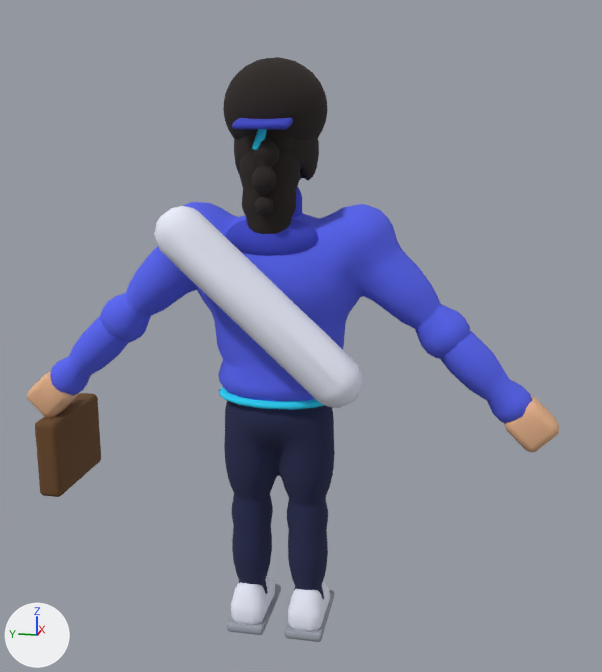
Renders of the glTF model assets/models/founder.glb from each side of a commit.
Both versions are drawn from a 50 mm lens placed at (-2.78, -0.64, 1.82), pointed at (0.01, -0.08, 1.12). Arrows for +X, +Y and +Z are at lower left; the lights stay in place. The picture after the commit comes second.

The first picture shows 'body', 'hair:afro', 'hair:bob', 'hair:long', 'hair:ponytail', 'outfit:bomber', 'outfit:hoodie', 'prop:guard-case', 'prop:mat' and 5 more.
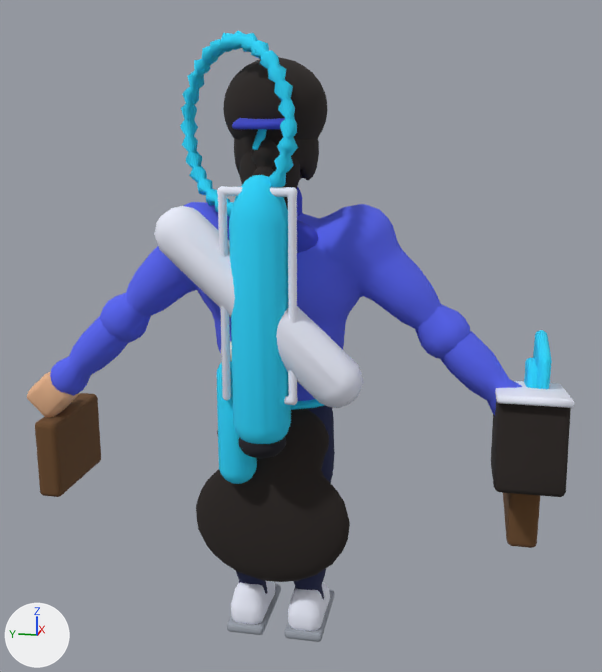
Pixel boxes (x1, y1, x2, y2) of what changed, in the pictures (602 x 672 px):
'prop:coat', added (black): after (196, 409, 350, 582)
'prop:booster', added: after (229, 175, 291, 459)
'prop:parcel', added: after (491, 381, 575, 497)
'prop:ringlight', added (cyan): after (180, 31, 298, 217)
'prop:clip', added: after (217, 186, 298, 405)
'prop:vial', added: after (217, 342, 257, 484)
'prop:case', added: after (503, 493, 540, 548)
'prop:tablet', added (cyan): after (533, 330, 552, 389)
'prop:device', added: after (524, 358, 537, 388)
'body', unchanged, covered by the edit: before (27, 371, 559, 642); after (27, 371, 335, 642)
'hair:long', unchanged, covered by the edit: before (239, 152, 300, 234); after (239, 152, 300, 210)

Patch to the scene script:
```diff
--- a/assets/models/founder.glb.py
+++ b/assets/models/founder.glb.py
@@ me_prop_vial @@
+me_prop_vial.from_pydata(...)  # 203 vertices, 398 faces; spans x -0.265..-0.135, y 0.035..0.165, z 0.645..1.146
+# faces by material slot: [278, 120]
+me_prop_vial.materials.append(mat_accent)  # cyan #29d9ff
+me_prop_vial.materials.append(mat_white)  # white #fbf6ee
@@ me_prop_tablet @@
+me_prop_tablet.from_pydata(...)  # 142 vertices, 280 faces; spans x -0.046..0.245, y -0.925..-0.883, z 0.79..1.143
+me_prop_tablet.materials.append(mat_accent)  # cyan #29d9ff
@@ me_prop_ringlight @@
+me_prop_ringlight.from_pydata(...)  # 282 vertices, 564 faces; spans x -0.327..0.039, y -0.131..0.342, z 1.539..2.118
+me_prop_ringlight.materials.append(mat_accent)  # cyan #29d9ff
@@ me_prop_parcel @@
+me_prop_parcel.from_pydata(...)  # 224 vertices, 440 faces; spans x -0.258..0.158, y -0.979..-0.749, z 0.651..1.023
+# faces by material slot: [292, 148]
+me_prop_parcel.materials.append(mat_hair)  # black #2a2320
+me_prop_parcel.materials.append(mat_shoe)  # white #eef1ff
@@ me_prop_device @@
+me_prop_device.from_pydata(...)  # 124 vertices, 244 faces; spans x -0.02..0.14, y -0.895..-0.853, z 0.796..1.056
+me_prop_device.materials.append(mat_accent)  # cyan #29d9ff
@@ me_prop_coat @@
+me_prop_coat.from_pydata(...)  # 301 vertices, 598 faces; spans x -0.19..-0.029, y -0.28..0.279, z 0.241..0.92
+me_prop_coat.materials.append(mat_hair)  # black #2a2320
@@ me_prop_clip @@
+me_prop_clip.from_pydata(...)  # 298 vertices, 592 faces; spans x -0.296..-0.264, y -0.125..0.125, z 0.965..1.655
+me_prop_clip.materials.append(mat_shoe)  # white #eef1ff
@@ me_prop_case @@
+me_prop_case.from_pydata(...)  # 272 vertices, 536 faces; spans x -0.11..0.31, y -0.914..-0.814, z 0.446..0.808
+# faces by material slot: [396, 140]
+me_prop_case.materials.append(mat_case)  # brown #6b4a2b
+me_prop_case.materials.append(mat_frame)  # black #1b1a22
@@ me_prop_booster @@
+me_prop_booster.from_pydata(...)  # 319 vertices, 630 faces; spans x -0.345..-0.155, y -0.095..0.095, z 0.769..1.69
+# faces by material slot: [468, 162]
+me_prop_booster.materials.append(mat_accent)  # cyan #29d9ff
+me_prop_booster.materials.append(mat_frame)  # black #1b1a22
@@ ob_prop_vial @@
+ob_prop_vial = bpy.data.objects.new('prop:vial', me_prop_vial)
+ob_prop_vial.location = (0.0, 0.0, 0.0)
@@ ob_prop_tablet @@
+ob_prop_tablet = bpy.data.objects.new('prop:tablet', me_prop_tablet)
+ob_prop_tablet.location = (0.0, 0.0, 0.0)
@@ ob_prop_ringlight @@
+ob_prop_ringlight = bpy.data.objects.new('prop:ringlight', me_prop_ringlight)
+ob_prop_ringlight.location = (0.0, 0.0, 0.0)
@@ ob_prop_parcel @@
+ob_prop_parcel = bpy.data.objects.new('prop:parcel', me_prop_parcel)
+ob_prop_parcel.location = (0.0, 0.0, 0.0)
@@ ob_prop_device @@
+ob_prop_device = bpy.data.objects.new('prop:device', me_prop_device)
+ob_prop_device.location = (0.0, 0.0, 0.0)
@@ ob_prop_coat @@
+ob_prop_coat = bpy.data.objects.new('prop:coat', me_prop_coat)
+ob_prop_coat.location = (0.0, 0.0, 0.0)
@@ ob_prop_clip @@
+ob_prop_clip = bpy.data.objects.new('prop:clip', me_prop_clip)
+ob_prop_clip.location = (0.0, 0.0, 0.0)
@@ ob_prop_case @@
+ob_prop_case = bpy.data.objects.new('prop:case', me_prop_case)
+ob_prop_case.location = (0.0, 0.0, 0.0)
@@ ob_prop_booster @@
+ob_prop_booster = bpy.data.objects.new('prop:booster', me_prop_booster)
+ob_prop_booster.location = (0.0, 0.0, 0.0)
```
